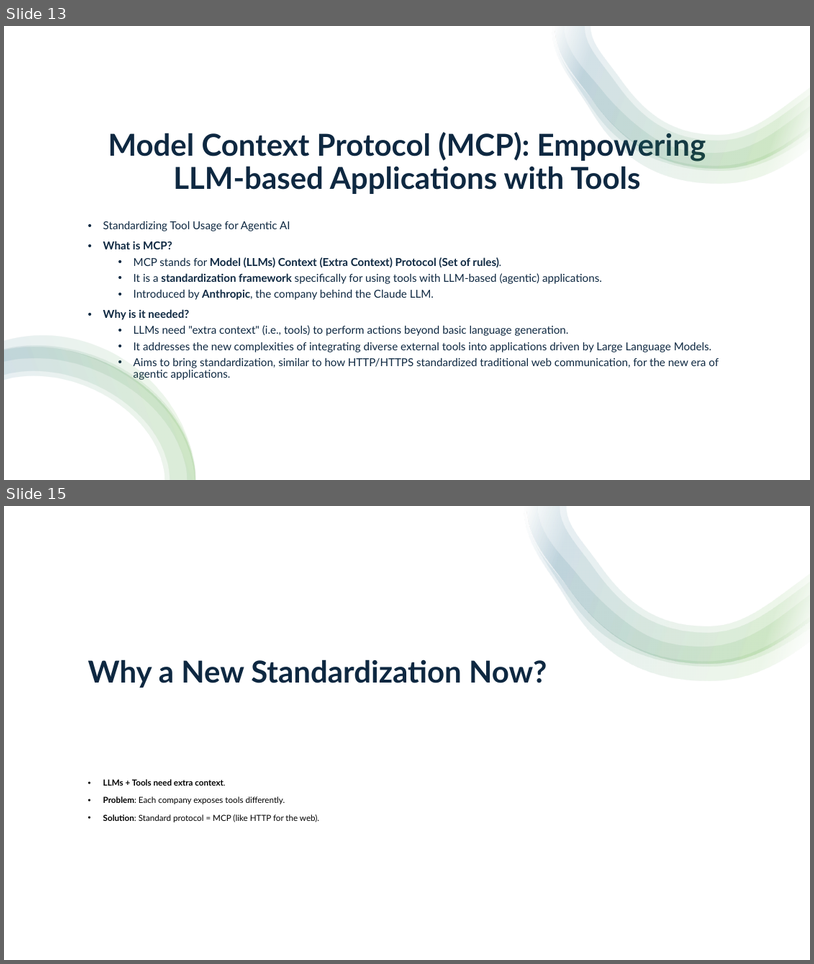
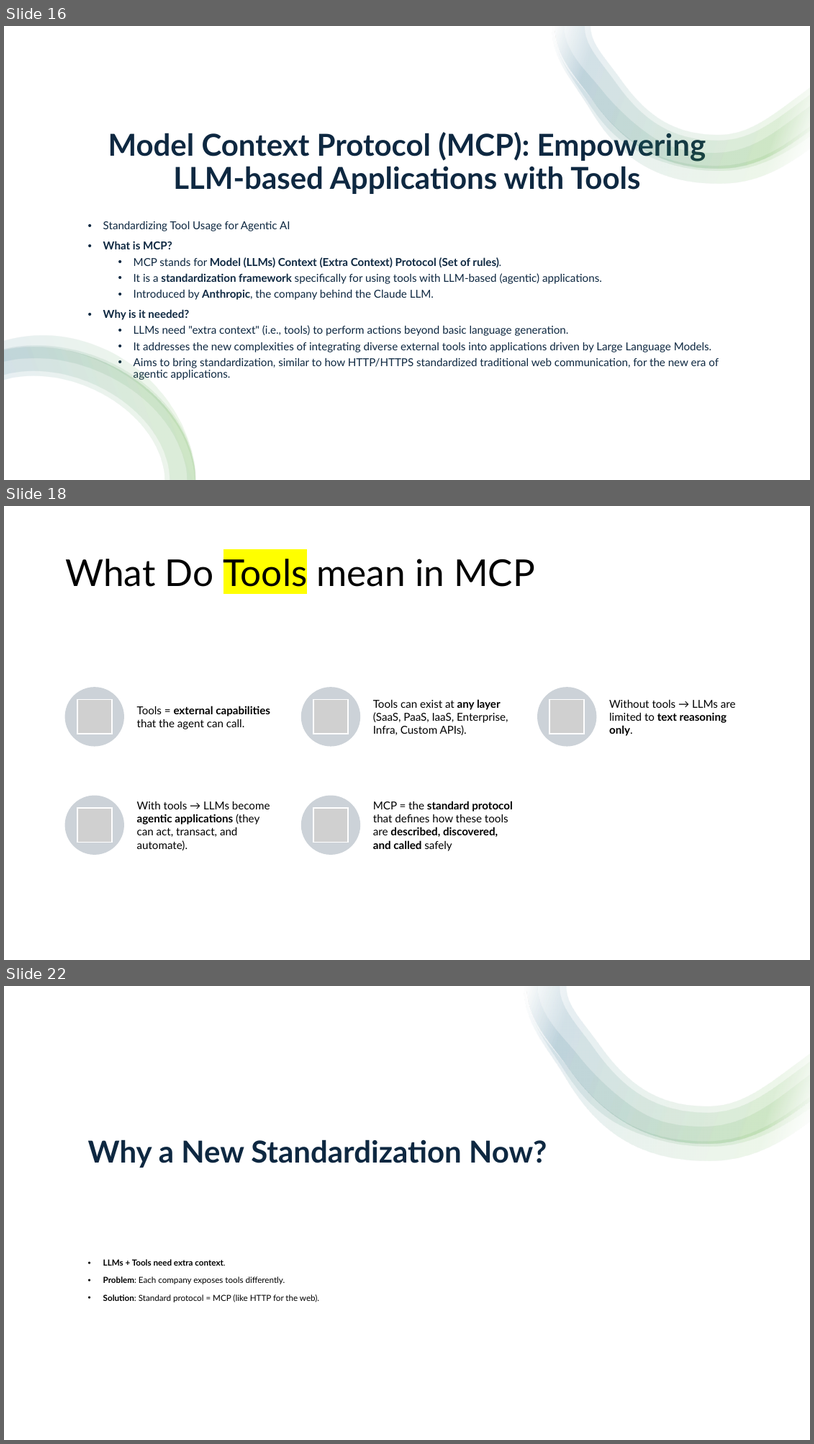
Before and after one commit to aravind07d/Artificial-Intelligent--Presentations, a slide deck: MCP.pptx. Shown one above the other, each under a label of ours: slides 13 and 15 before the commit, slides 16, 18 and 22 after it; the slides between them are not shown. The pictures are 814x964 and 814x1444 pixels, drawn with LibreOffice and Linux fonts; fonts in the diff are those of the drawing; grey boxes stand for pictures. Boxes give left, top, right and bottom in pixels: in the first picture for what was removed or moved away, otherwise in the second. Text is boxed around its words. In the diff, an @@ line names an element or a change of style, - is before the commit and + after.

```diff
--- a/MCP.pptx
+++ b/MCP.pptx
@@ slide 18 added at (4,506,810,960), background #FFFFFF @@
@@ title added at (65,554,535,592), 44 pt, text #000000 @@
+What Do Tools mean in MCP
@@ group added at (65,687,736,854): 5 ellipses, 5 pictures, 5 texts @@
+Tools = external capabilities that the agent can call.
+Tools can exist at any layer (SaaS, PaaS, IaaS, Enterprise, Infra, Custom APIs).
+Without tools → LLMs are limited to text reasoning only.
+With tools → LLMs become agentic applications (they can act, transact, and automate).
+MCP = the standard protocol that defines how these tools are described, discovered, and called safely
@@ what was slide 13 is now slide 16 @@
@@ what was slide 15 is now slide 22 @@
```
Also in this commit, not shown: 2 slides changed, 8 other slides added.
